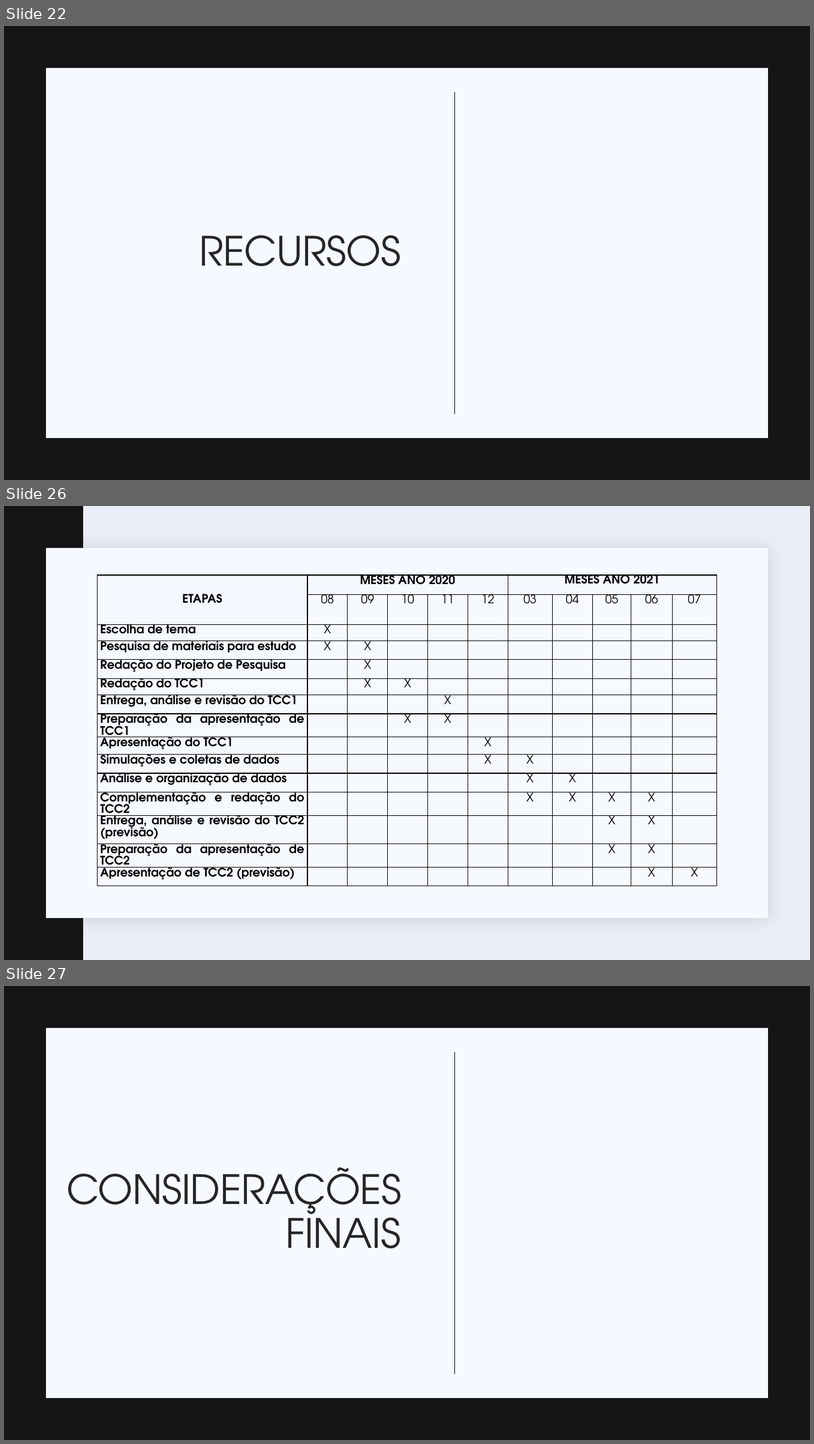
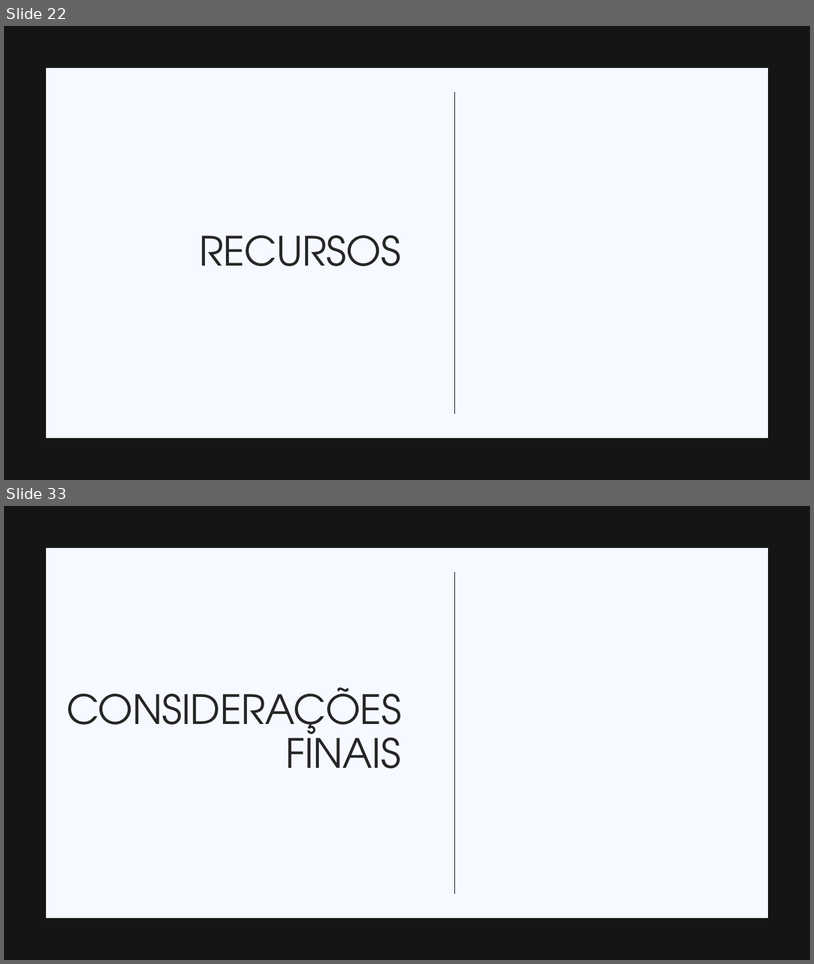
Before and after one commit to JoaoGNT/DDoS_Detection, a slide deck: Apresentação.pptx. Shown one above the other, each under a label of ours: slides 22, 26 and 27 before the commit, slides 22 and 33 after it; the slides between them are not shown. The pictures are 814x1444 and 814x964 pixels, drawn with LibreOffice and Linux fonts; fonts in the diff are those of the drawing. Boxes give left, top, right and bottom in pixels: in the first picture for what was removed or moved away, otherwise in the second. Text is boxed around its words. In the diff, an @@ line names an element or a change of style, - is before the commit and + after.

```diff
--- a/Apresentação.pptx
+++ b/Apresentação.pptx
@@ slide 26 removed at (4,506,810,960), background #ECEEF7; not listed: 1 template element that a slide beside it also shows @@
@@ rectangle removed at (4,506,83,960) @@
@@ table removed at (97,575,717,891), 15 rows, 11 columns @@
-ETAPAS | MESES ANO 2020 |  |  |  |  | MESES ANO 2021 |  |  |  | 
- | 08 | 09 | 10 | 11 | 12 | 03 | 04 | 05 | 06 | 07
-Escolha de tema | X |  |  |  |  |  |  |  |  | 
-Pesquisa de materiais para estudo | X | X |  |  |  |  |  |  |  | 
-Redação do Projeto de Pesquisa |  | X |  |  |  |  |  |  |  | 
-Redação do TCC1 |  | X | X |  |  |  |  |  |  | 
-Entrega, análise e revisão do TCC1 |  |  |  | X |  |  |  |  |  | 
-Preparação da apresentação de TCC1 |  |  | X | X |  |  |  |  |  | 
-Apresentação do TCC1 |  |  |  |  | X |  |  |  |  | 
-Simulações e coletas de dados |  |  |  |  | X | X |  |  |  | 
-Análise e organização de dados |  |  |  |  |  | X | X |  |  | 
-Complementação e redação do TCC2 |  |  |  |  |  | X | X | X | X | 
-Entrega, análise e revisão do TCC2 (previsão) |  |  |  |  |  |  |  | X | X | 
-Preparação da apresentação de TCC2 |  |  |  |  |  |  |  | X | X | 
-Apresentação de TCC2 (previsão) |  |  |  |  |  |  |  |  | X | X
@@ what was slide 27 is now slide 33 @@
```
Also in this commit, not shown: 6 slides changed, 11 slides added, 1 other slide removed, 6 other files.
